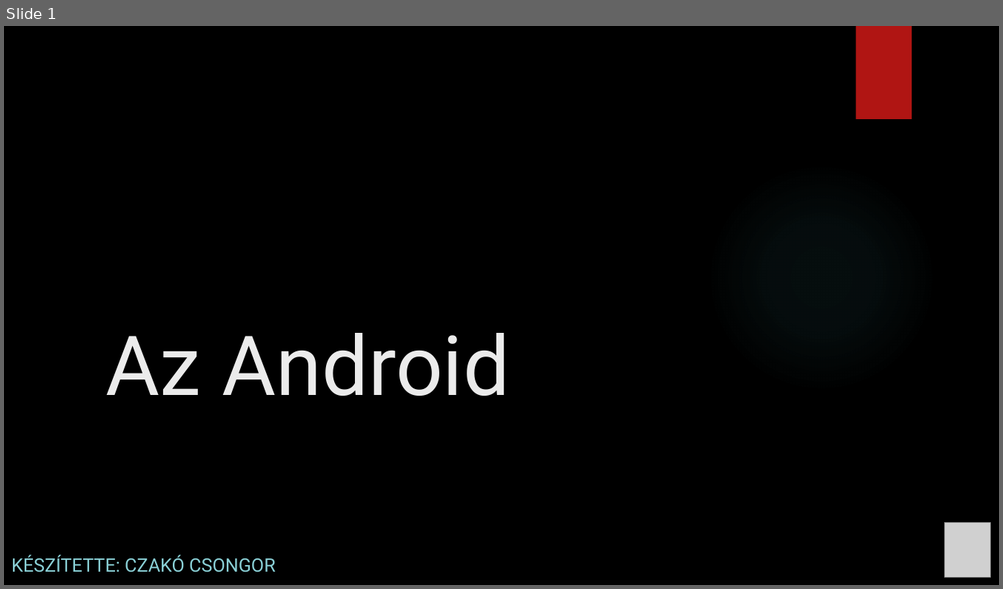
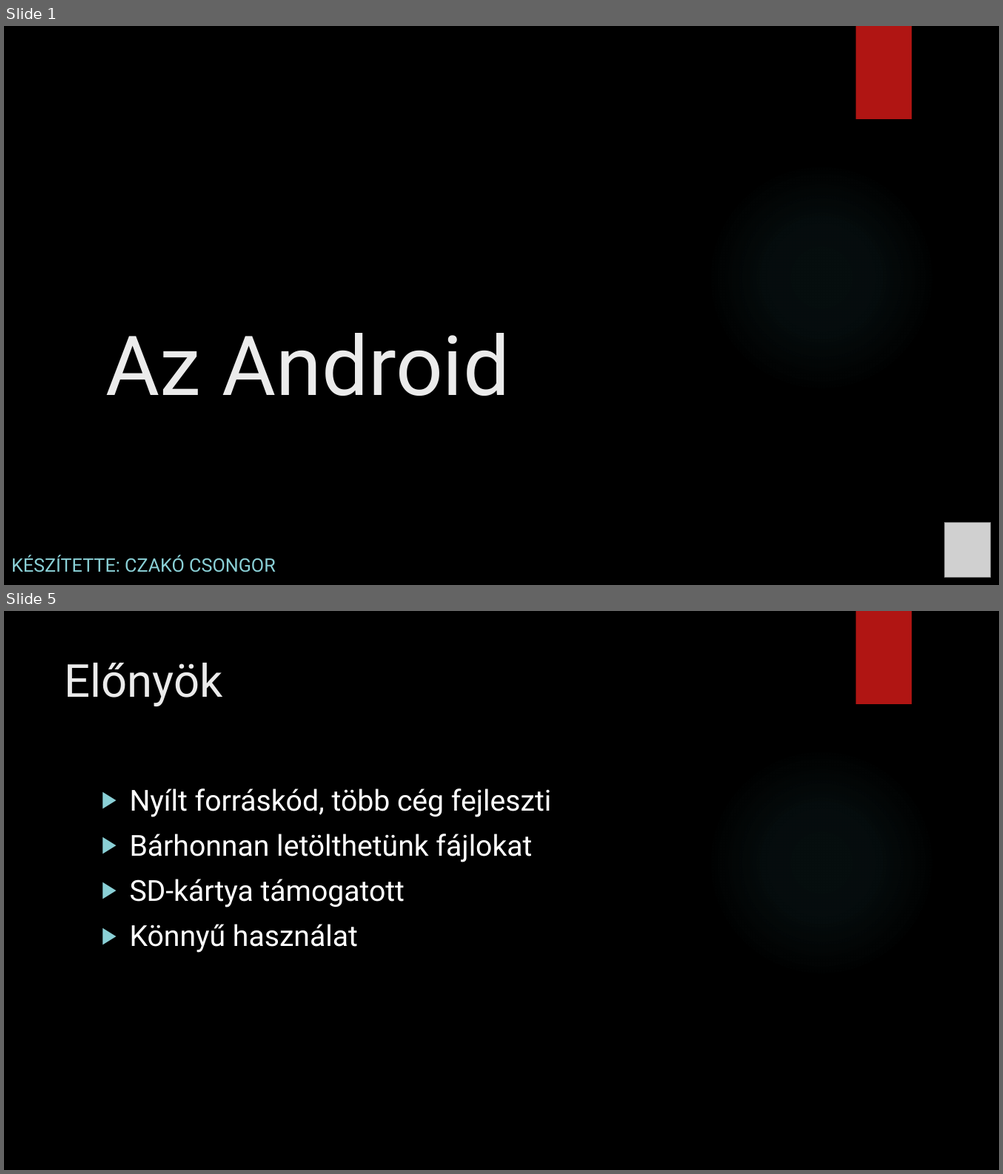
Before and after one commit to Csongoranevem/Csongor-rep-, a slide deck: Az Android.pptx. Shown one above the other, each under a label of ours: slide 1 before the commit, slides 1 and 5 after it; the slides between them are not shown. The pictures are 1003x589 and 1003x1174 pixels, drawn with LibreOffice and Linux fonts; fonts in the diff are those of the drawing; grey boxes stand for pictures; background and template pictures are left out. Boxes give left, top, right and bottom in pixels: in the first picture for what was removed or moved away, otherwise in the second. Text is boxed around its words. In the diff, an @@ line names an element or a change of style, - is before the commit and + after.

```diff
--- a/Az Android.pptx
+++ b/Az Android.pptx
@@ slide 5 added at (x1=4, y1=611, x2=999, y2=1170), background picture (left out); not listed: 2 template elements that a slide beside it also shows @@
@@ title added at (x1=64, y1=662, x2=222, y2=706), 44 pt, text #EBEBEB @@
+Előnyök
@@ text added at (x1=130, y1=789, x2=551, y2=953), 28 pt, text #FFFFFF @@
+▶ Nyílt forráskód, több cég fejleszti
+▶ Bárhonnan letölthetünk fájlokat
+▶ SD-kártya támogatott
+▶ Könnyű használat
```
Also in this commit, not shown: 4 other slides added, 1 slide removed.
